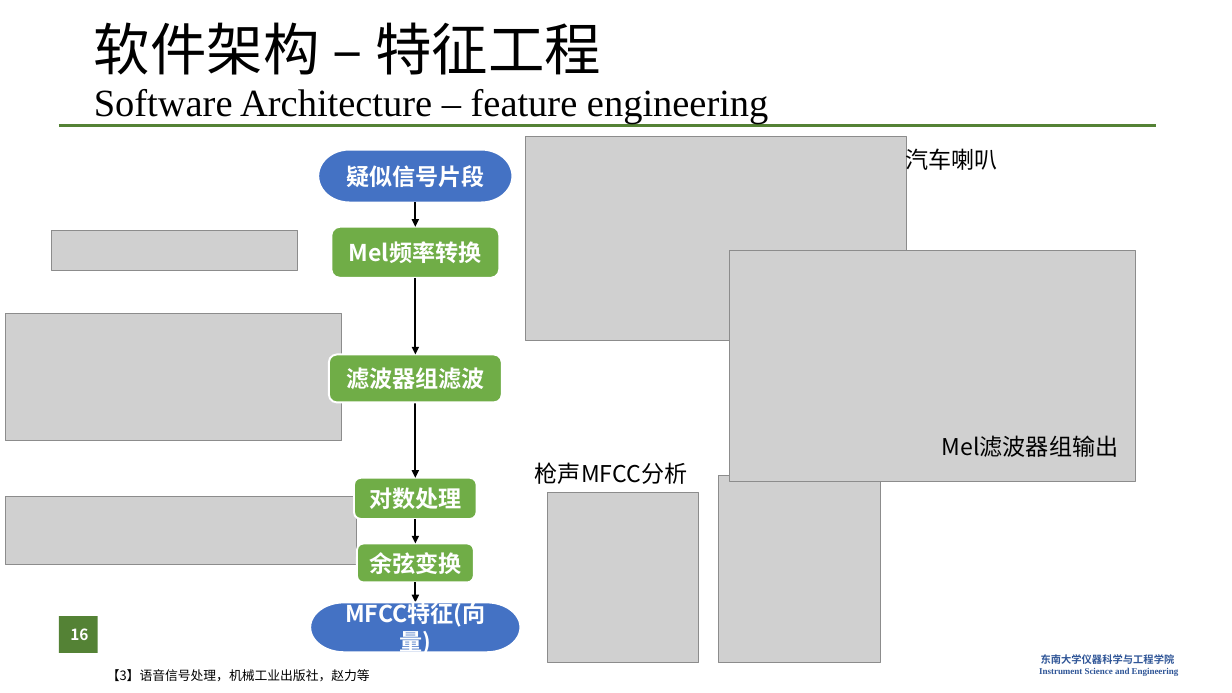
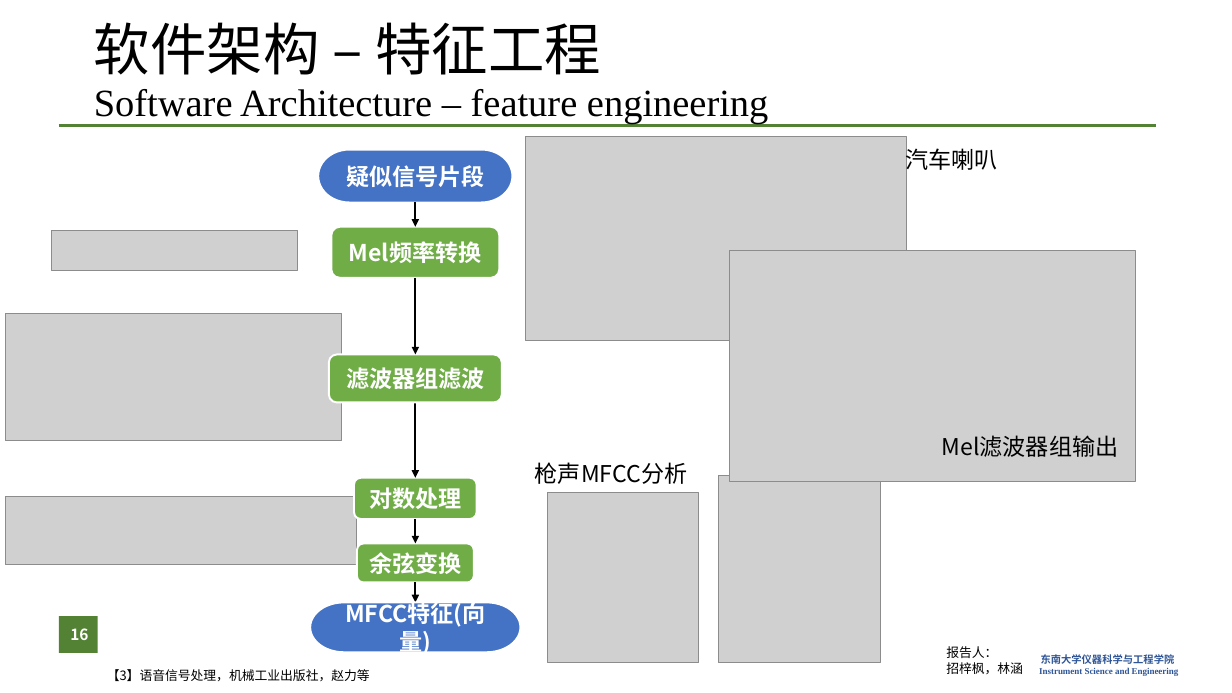
Before and after one commit to zzFon/Gun-Shot-Detection-and-Positioning_Matlab, a slide deck: slide 16 of Presentation.pptx. Drawn at 1232x693 pixels with LibreOffice and Linux fonts; fonts in the diff are those of the drawing; grey boxes stand for pictures; background and template pictures are left out. Boxes give left, top, right and bottom in pixels: in the first picture for what was removed or moved away, otherwise in the second. Text is boxed around its words. In the diff, an @@ line names an element or a change of style, - is before the commit and + after.

```diff
--- a/Presentation.pptx
+++ b/Presentation.pptx
@@ text added at box(946, 646, 1023, 674), 10 pt, text #000000 @@
+报告人：
+招梓枫，林涵
```
Also in this commit, not shown: 17 other slides changed, 2 other files.
